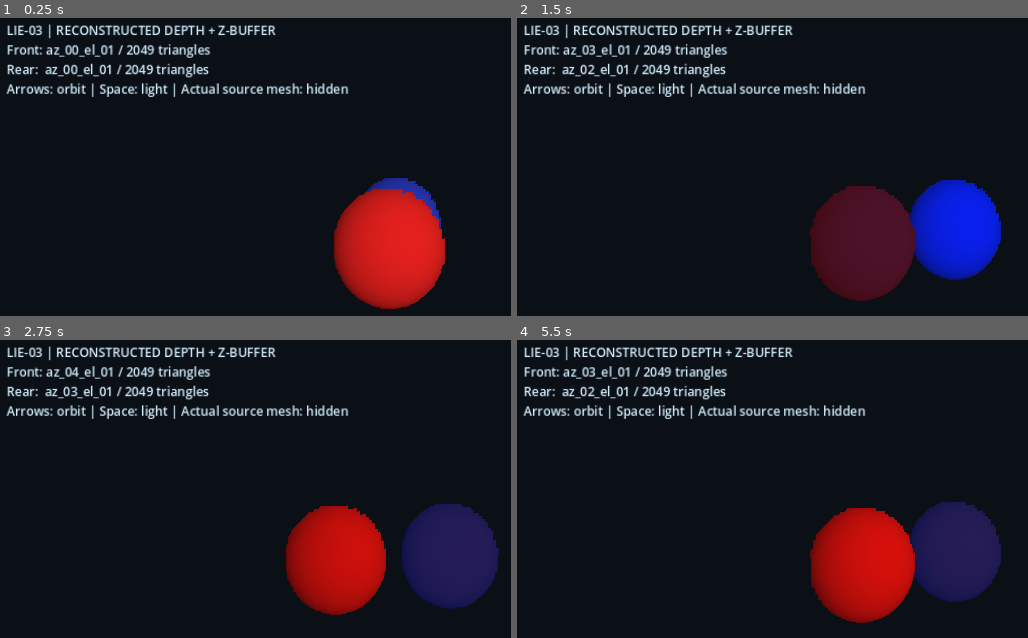
Above: before the commit, frames 1-4 (two rows, left to right).
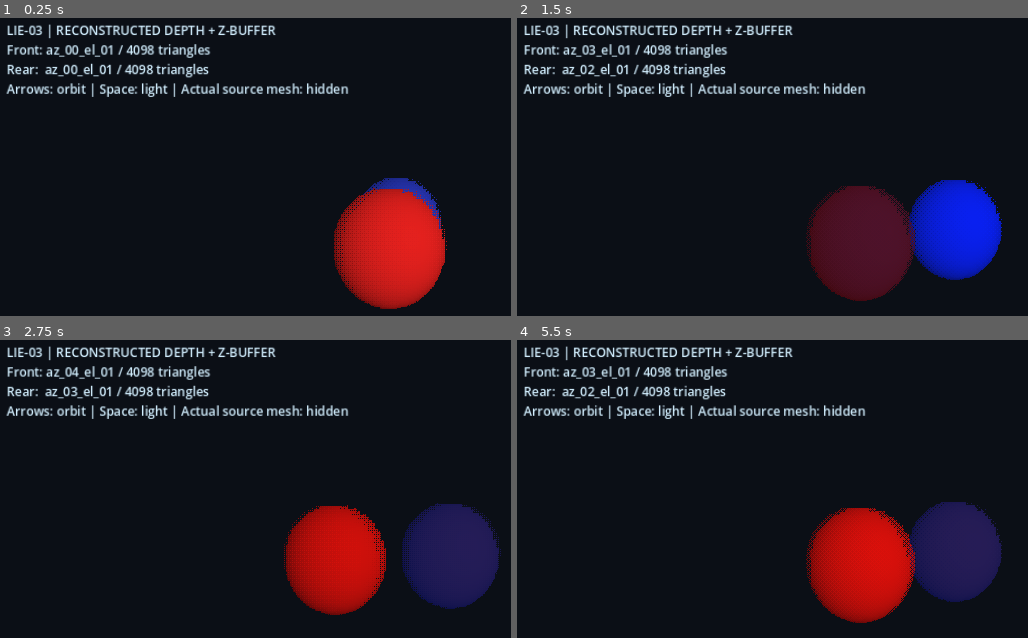
Above: after the commit, the same moments.

Repository: heliossamuelhernandezreyes/Lie-Engine
Game: Godot game, scene res://scenes/lie_depth_lab.tscn
The game is run twice, just before and just after one commit, with the same random seed, the same clock (stepped at 60 frames per second) and the same inputs.
Inputs:
- Up to frame 1 (0.25 s): no input
- Up to frame 2 (1.5 s): tap Enter (ui_accept) at 0.5, 0.6, 0.77, 1.07, 1.35 s; hold Right (ui_right) 0.53-1.28 s; hold Left (ui_left) from 1.28 s (still down)
- Up to frame 3 (2.75 s): tap Enter (ui_accept) at 1.52, 1.82, 2.1 s; release Left (ui_left) at 2.03 s; hold Right (ui_right) from 2.03 s (still down)
- Up to frame 4 (5.5 s): tap Enter (ui_accept) at 2.85, 3.02, 3.32, 3.6, 3.77, 4.07, 4.35, 4.52, 4.82, 5.1 s; release Right (ui_right) at 3.53 s; hold Left (ui_left) from 3.53 s (still down)

The runs differ from the first frame. In frame 1, 0.6% of the frame differs, in the area x 24-88%, y 9-97%; in frame 2, 0.6%; in frame 3, 0.7%; in frame 4, 1.1%, in the area x 24-95%, y 9-95%.
Error after the commit: Invalid type in function '_evict_except' in base 'Node3D (lie_depth_node.gd)'. The array of argument 1 (Array) does not have the same element type as the expec…

Commit message:
feat(lie-04): two-view Bayer coverage blend with Z depth and visibility-first reconstruction

Diff:
--- a/scripts/lie_depth_node.gd
+++ b/scripts/lie_depth_node.gd
@@ -1,40 +1,63 @@
 extends Node3D
-## LIE-03 node: one grouped rigid asset reconstructed from a captured depth view.
-## Surface mesh is NOT a source model: triangles are reconstructed from depth
-## samples and discarded at silhouettes/discontinuities. Unseen sides stay unseen.
+## Lie 0.4: paired depth-mesh views with stable dithered angular transitions.
+## Conservative FRUSTUM and authored rectangular occluder culling is performed
+## BEFORE loading PNGs and constructing depth geometry. Neither source 3D
+## meshes nor their source polygons are rendered.
 const ViewIndex = preload("res://scripts/lie_view_index.gd")
 const Mesher = preload("res://scripts/lie_depth_mesher.gd")
+const Pair = preload("res://scripts/lie_angular_pair.gd")
+const Visibility = preload("res://scripts/lie_visibility.gd")
 const SURFACE_SHADER = preload("res://shaders/lie_depth_surface.gdshader")
 
 @export var asset_id: String = "demo_shard"
 @export_range(4, 64) var azimuth_steps: int = 16
 @export var elevation_degrees: PackedFloat32Array = PackedFloat32Array([-30.0, 0.0, 30.0])
 @export_range(1, 16, 1) var reconstruction_stride: int = 2
-@export_range(1, 8, 1) var max_cached_views: int = 3
+@export_range(2, 12, 1) var max_cached_views: int = 4
+@export_range(1.0, 3.0, 0.1) var bounds_multiplier: float = 1.75
+@export var enable_frustum_culling: bool = true
+@export var enable_static_occlusion: bool = true
 @export var node_tint := Color.WHITE
 
 var current_view_code := ""
+var next_view_code := ""
+var view_blend := 0.0
 var using_captured_surface := false
 var current_triangle_count := 0
 var view_changes := 0
+var geometry_builds := 0
+var skipped_for_visibility := 0
+var visibility_reason := ""
 var cache: Dictionary = {}
 var _cache_fifo: Array[String] = []
 var _capture: Dictionary = {}
 var material: ShaderMaterial
+var secondary_material: ShaderMaterial
 var surface: MeshInstance3D
+var surface_next: MeshInstance3D
 var light_direction_world := Vector3(0.3, 0.2, 1.0)
 
 func _ready() -> void:
     surface = MeshInstance3D.new()
     surface.name = "DepthSurface"
     add_child(surface)
-    material = ShaderMaterial.new()
-    material.shader = SURFACE_SHADER
+    surface_next = MeshInstance3D.new()
+    surface_next.name = "DepthSurfaceNext"
+    add_child(surface_next)
+    material = _new_material(false)
+    secondary_material = _new_material(true)
     surface.material_override = material
-    material.set_shader_parameter("node_tint", Vector3(node_tint.r, node_tint.g, node_tint.b))
-    material.set_shader_parameter("light_rgb", Vector3(1.0, 0.86, 0.70))
+    surface_next.material_override = secondary_material
     _capture = _read_capture()
     update_surface()
+
+func _new_material(second: bool) -> ShaderMaterial:
+    var m := ShaderMaterial.new()
+    m.shader = SURFACE_SHADER
+    m.set_shader_parameter("second_pass", second)
+    m.set_shader_parameter("node_tint", Vector3(node_tint.r, node_tint.g, node_tint.b))
+    m.set_shader_parameter("light_rgb", Vector3(1.0, 0.86, 0.70))
+    return m
 
 func _read_capture() -> Dictionary:
     var file := "res://assets/captures/%s/manifest.json" % asset_id
@@ -47,48 +70,101 @@
     return Mesher.default_capture()
 
 func set_light_color(color: Color) -> void:
-    if material != null:
-        material.set_shader_parameter("light_rgb", Vector3(color.r, color.g, color.b))
+    for m in [material, secondary_material]:
+        if m != null:
+            m.set_shader_parameter("light_rgb", Vector3(color.r, color.g, color.b))
 
 func set_light_direction(direction: Vector3) -> void:
     if direction.length_squared() > 0.00001:
         light_direction_world = direction.normalized()
 
+func _visibility_reason(camera: Camera3D) -> String:
+    if not enable_frustum_culling and not enable_static_occlusion:
+        return ""
+    var radius: float = float(_capture["radius"]) * bounds_multiplier
+    var frame_scale: Vector3 = global_transform.basis.get_scale()
+    radius *= maxf(frame_scale.x, maxf(frame_scale.y, frame_scale.z))
+    if enable_frustum_culling and not Visibility.in_frustum(camera, global_position, radius):
+        return "frustum"
+    if enable_static_occlusion:
+        return Visibility.reason(camera, global_position, radius,
+            get_tree().get_nodes_in_group("lie_occluders"))
+    return ""
+
 func update_surface() -> void:
-    var cam: Camera3D = get_viewport().get_camera_3d()
-    if cam == null or surface == null:
+    var camera: Camera3D = get_viewport().get_camera_3d()
+    if camera == null or surface == null:
         return
-    var pose: Dictionary = ViewIndex.select_view(cam.global_position, global_transform,
-        azimuth_steps, elevation_degrees)
-    var key: String = str(pose["code"])
-    if key != current_view_code:
-        current_view_code = key
+    visibility_reason = _visibility_reason(camera)
+    if visibility_reason != "":
+        surface.visible = false
+        surface_next.visible = false
+        skipped_for_visibility += 1
+        # Crucially: NO angular lookup, PNG load, mesh creation or GPU upload.
+        return
+
+    var pair: Dictionary = Pair.choose(
+        camera.global_position, global_transform, azimuth_steps, elevation_degrees)
+    var primary: String = str(pair["first_code"])
+    var secondary: String = str(pair["next_code"])
+    var t: float = float(pair["weight"])
+    var require_next: bool = t > 0.001
+    var before: String = current_view_code
+    current_view_code = str(pair["nearest_code"])
+    next_view_code = secondary if require_next else ""
+    view_blend = t
+    if before != current_view_code:
         view_changes += 1
-        if not cache.has(key):
-            var channels: Dictionary = _get_channels(key, int(pose["azimuth_index"]),
-                int(pose["elevation_index"]))
-            var result: Dictionary = Mesher.build_mesh(
-                channels["albedo"].get_image(), channels["depth"].get_image(),
-                _capture, int(pose["azimuth_index"]), azimuth_steps,
-                float(elevation_degrees[int(pose["elevation_index"])]),
-                reconstruction_stride)
-            channels["mesh"] = result["mesh"]
-            channels["triangles"] = int(result["triangles"])
-            cache[key] = channels
+    var first_entry: Dictionary = _view(primary, int(pair["first"]),
+        int(pair["elevation"]), float(pair["elevation_degrees"]))
+    _show_view(surface, material, first_entry, t)
+    using_captured_surface = bool(first_entry["captured"])
+    if require_next:
+        var next_entry: Dictionary = _view(secondary, int(pair["next"]),
+            int(pair["elevation"]), float(pair["elevation_degrees"]))
+        _show_view(surface_next, secondary_material, next_entry, t)
+        using_captured_surface = using_captured_surface and bool(next_entry["captured"])
+        current_triangle_count = int(first_entry["triangles"]) + int(next_entry["triangles"])
+    else:
+        surface_next.visible = false
+        surface_next.mesh = null
+        current_triangle_count = int(first_entry["triangles"])
+    _evict_except([primary, secondary] if require_next else [primary])
+    var direction_local: Vector3 = global_transform.basis.orthonormalized().inverse() * light_direction_world
+    for m in [material, secondary_material]:
+        m.set_shader_parameter("light_direction_local", direction_local.normalized())
+
+func _show_view(target: MeshInstance3D, mat: ShaderMaterial,
+        entry: Dictionary, t: float) -> void:
+    target.mesh = entry["mesh"]
+    target.visible = target.mesh != null
+    mat.set_shader_parameter("lie_albedo", entry["albedo"])
+    mat.set_shader_parameter("lie_normal", entry["normal"])
+    mat.set_shader_parameter("view_blend", t)
+
+func _view(key: String, az: int, el: int, elev_degrees: float) -> Dictionary:
+    if cache.has(key):
+        return cache[key]
+    var data: Dictionary = _get_channels(key, az, el)
+    var albedo: Image = data["albedo"].get_image()
+    var depth: Image = data["depth"].get_image()
+    var result: Dictionary = Mesher.build_mesh(albedo, depth, _capture, az,
+        azimuth_steps, elev_degrees, reconstruction_stride)
+    data["mesh"] = result["mesh"]
+    data["triangles"] = int(result["triangles"])
+    geometry_builds += 1
+    cache[key] = data
+    _cache_fifo.append(key)
+    return data
+
+func _evict_except(active: Array[String]) -> void:
+    # FIFO only removes inactive views. Two active views are never evicted.
+    while _cache_fifo.size() > max_cached_views:
+        var key: String = _cache_fifo.pop_front()
+        if key in active:
             _cache_fifo.append(key)
-        var entry: Dictionary = cache[key]
-        surface.mesh = entry["mesh"]
-        using_captured_surface = bool(entry["captured"])
-        current_triangle_count = int(entry["triangles"])
-        material.set_shader_parameter("lie_albedo", entry["albedo"])
-        material.set_shader_parameter("lie_normal", entry["normal"])
-        # Bounded FIFO: evict other views, never evict the current view.
-        while _cache_fifo.size() > max_cached_views:
-            var remove_key: String = _cache_fifo.pop_front()
-            if remove_key != key:
-                cache.erase(remove_key)
-    var dir_local: Vector3 = global_transform.basis.orthonormalized().inverse() * light_direction_world
-    material.set_shader_parameter("light_direction_local", dir_local.normalized())
+        else:
+            cache.erase(key)
 
 func _process(_delta: float) -> void:
     update_surface()
@@ -107,8 +183,7 @@
     return _synthetic_view(az)
 
 func _synthetic_view(az: int) -> Dictionary:
-    # Deterministic, openly synthetic disc for checkout without Blender assets.
-    # Front depth curves in metres relative to sample camera; not photogrammetry.
+    # Clearly labeled fallback: not actual captured 3D image.
     var side := 96
     var albedo := Image.create(side, side, false, Image.FORMAT_RGBA8)
     var normal := Image.create(side, side, false, Image.FORMAT_RGBA8)
--- a/shaders/lie_depth_surface.gdshader
+++ b/shaders/lie_depth_surface.gdshader
@@ -1,7 +1,8 @@
 shader_type spatial;
-// LIE-03: fragments are rasterized from depth-reconstructed 3D triangles.
-// Their REAL 3D positions participate in the GPU's regular Z-buffer.
-// It is sampled/discretized depth geometry, NOT perfect per-pixel reconstruction.
+// Lie 0.4: GPU Z-buffer geometry plus deterministic coverage blending.
+// Both views are opaque depth-writing meshes. One or the other survives
+// for each screen pixel via a 4x4 Bayer mask; NO alpha transparency sorting.
+// Geometry disocclusions still produce gaps; this is not novel-view synthesis.
 render_mode unshaded, cull_disabled, depth_draw_opaque;
 
 uniform sampler2D lie_albedo : source_color, filter_nearest;
@@ -11,8 +12,25 @@
 uniform vec3 node_tint : source_color = vec3(1.0);
 uniform float light_intensity : hint_range(0.0, 4.0) = 0.8;
 uniform float ambient_level : hint_range(0.0, 1.0) = 0.32;
+uniform float view_blend : hint_range(0.0, 1.0) = 0.0;
+uniform bool second_pass = false;
+
+float bayer_threshold(vec2 pixel) {
+    int x = int(mod(floor(pixel.x), 4.0));
+    int y = int(mod(floor(pixel.y), 4.0));
+    const int mask[16] = {0, 8, 2, 10, 12, 4, 14, 6,
+                          3, 11, 1, 9, 15, 7, 13, 5};
+    return (float(mask[y * 4 + x]) + 0.5) / 16.0;
+}
 
 void fragment() {
+    float threshold = bayer_threshold(FRAGCOORD.xy);
+    if (second_pass && threshold >= view_blend) {
+        discard;
+    }
+    if (!second_pass && threshold < view_blend) {
+        discard;
+    }
     vec4 base = texture(lie_albedo, UV);
     if (base.a < 0.5) {
         discard;
